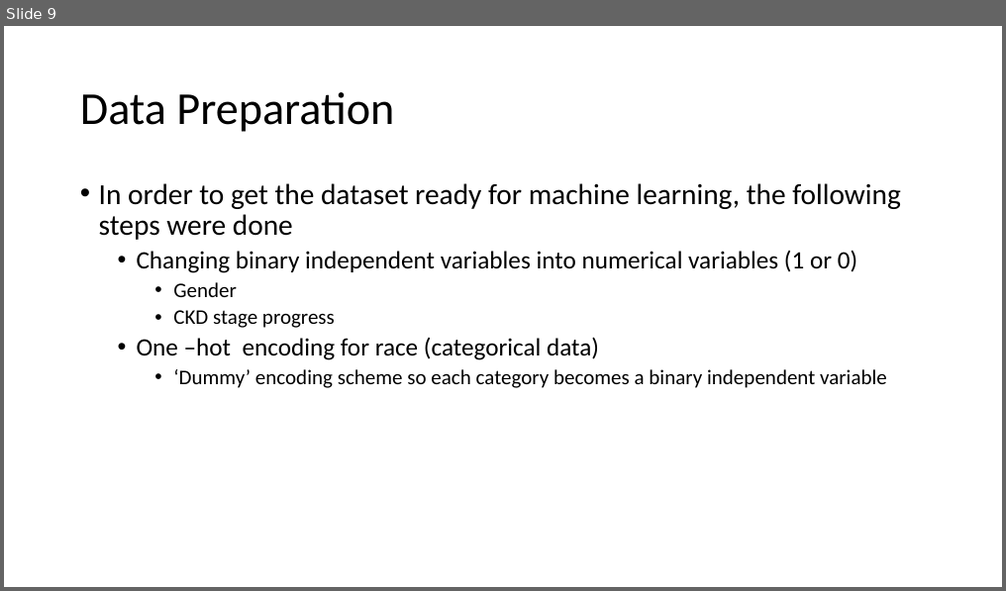
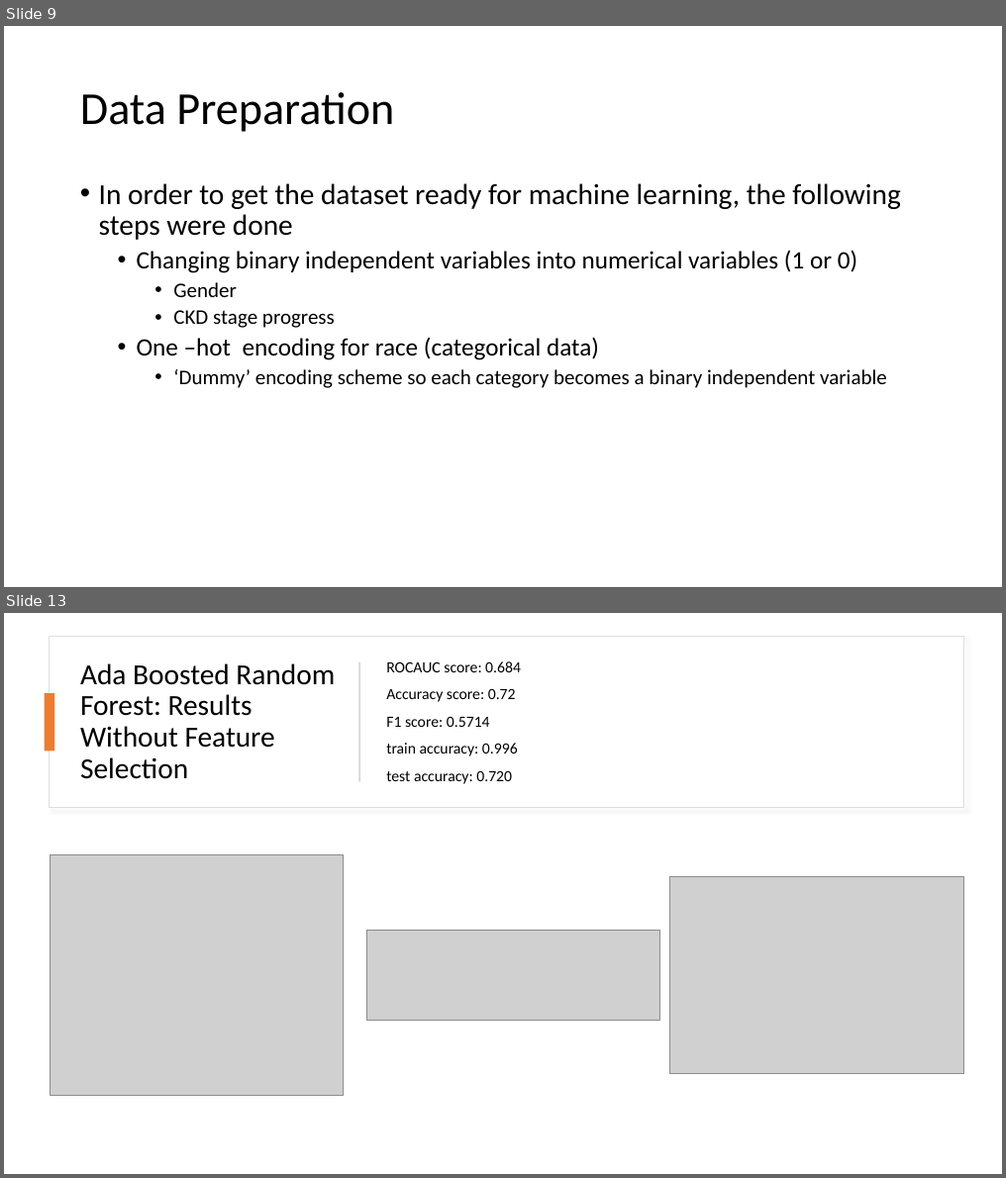
Before and after one commit to choikwun/ckd_assignment, a slide deck: ckd_presentation.pptx. Shown one above the other, each under a label of ours: slide 9 before the commit, slides 9 and 13 after it; the slides between them are not shown. The pictures are 1006x591 and 1006x1178 pixels, drawn with LibreOffice and Linux fonts; fonts in the diff are those of the drawing; grey boxes stand for pictures. Boxes give left, top, right and bottom in pixels: in the first picture for what was removed or moved away, otherwise in the second. Text is boxed around its words. In the diff, an @@ line names an element or a change of style, - is before the commit and + after.

```diff
--- a/ckd_presentation.pptx
+++ b/ckd_presentation.pptx
@@ slide 13 added at box(4, 613, 1002, 1174), background #FFFFFF @@
@@ rectangle added at box(50, 637, 963, 808), fill #FFFFFF, outline #DEDEDE 1 pt @@
@@ title added at box(80, 663, 335, 779), 28 pt, text #000000 @@
+Ada Boosted Random Forest: Results
+Without Feature Selection
@@ rectangle added at box(358, 663, 360, 782), fill #D5D5D5 @@
@@ text added at box(386, 662, 521, 784), 15 pt, text #000000 @@
+ROCAUC score: 0.684
+Accuracy score: 0.72
+F1 score: 0.5714
+train accuracy: 0.996
+test accuracy: 0.720
@@ rectangle added at box(45, 693, 54, 751), fill #ED7D31 @@
@@ picture added at box(50, 856, 344, 1095) @@
@@ picture added at box(670, 877, 963, 1074) @@
@@ picture added at box(366, 930, 659, 1021) @@
```
Also in this commit, not shown: 1 slide changed, 7 other slides added, 4 other files.
